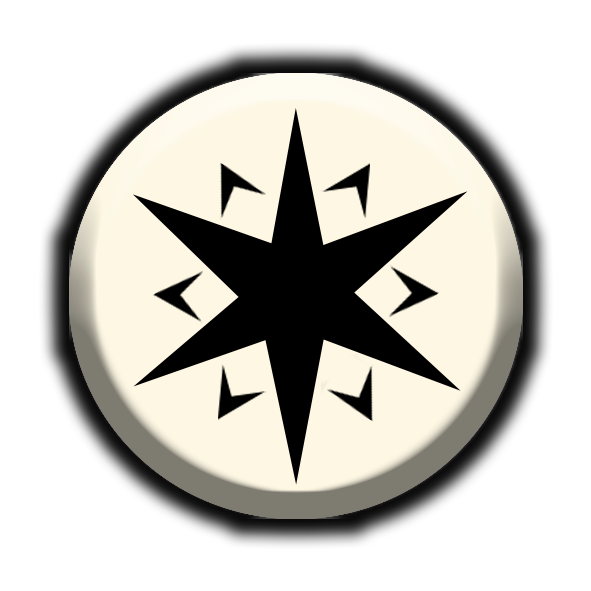
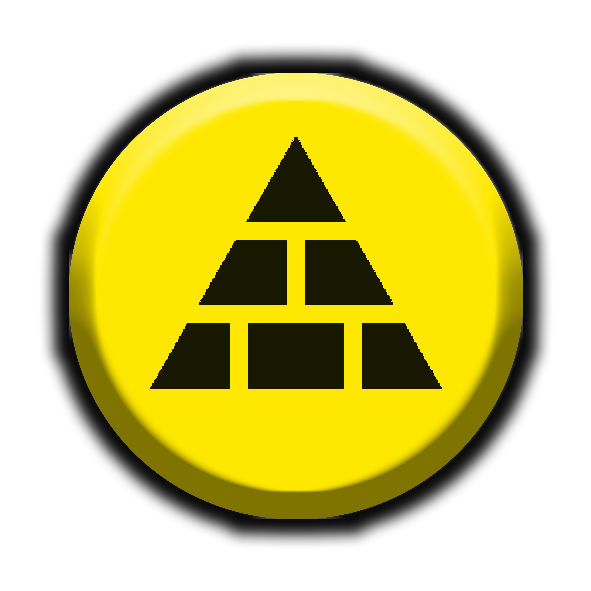
Layered file, before and after one edit (591 × 591). Changes by layer:
moved "Vrstva 16" into group "w" over [153, 270, 204, 324]
moved "Vrstva 15" into group "w" over [219, 162, 267, 220]
moved "Vrstva 14" into group "w" over [218, 364, 267, 420]
moved "Vrstva 12" into group "w" over [388, 264, 439, 318]
moved "Vrstva 13" into group "w" over [326, 364, 374, 422]
moved "Vrstva 11" into group "w" over [321, 163, 370, 219]
moved "Vrstva 6" into group "w" over [132, 108, 468, 485]
moved "Vrstva 3" into group "w" over [69, 73, 523, 519]
added group "y" with 4 layers above "Vrstva 1" over [69, 73, 523, 519]
added layer "Vrstva 27" in group "y" over [150, 137, 442, 389]
added layer "Vrstva 3 kopie" in group "y" over [69, 73, 523, 519]
